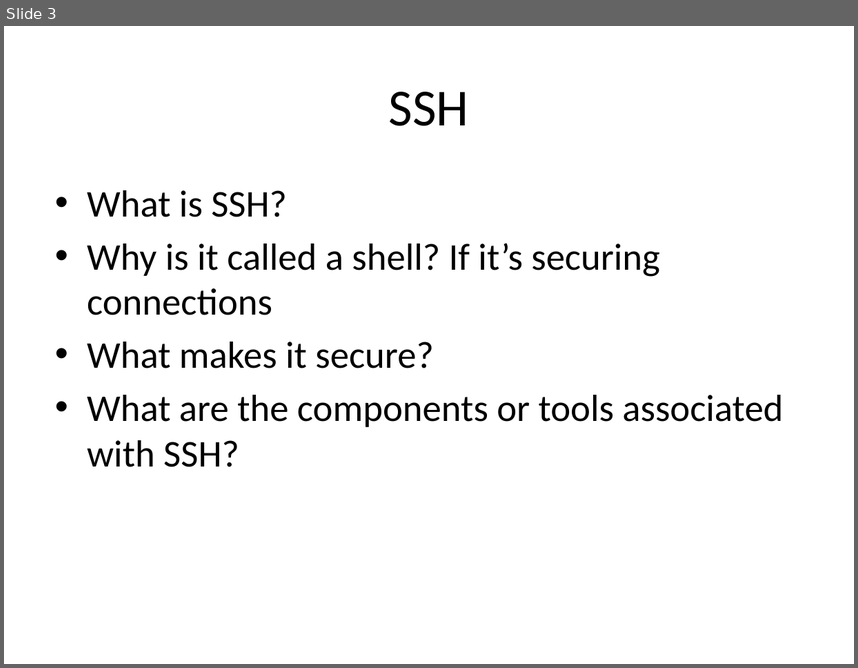
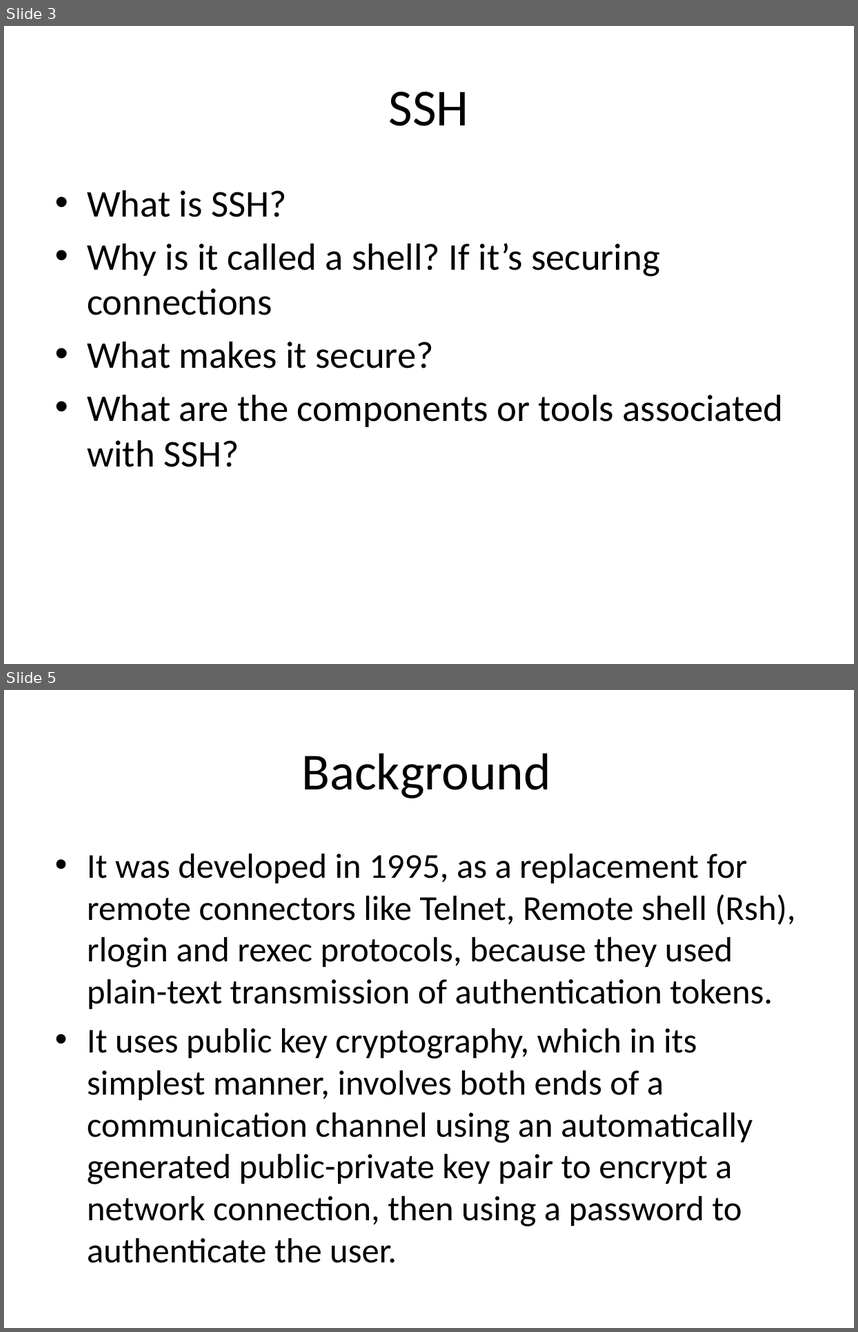
Before and after one commit to Dev-wonderful/Peer-learning-day, a slide deck: SSH-PLD.pptx. Shown one above the other, each under a label of ours: slide 3 before the commit, slides 3 and 5 after it; the slides between them are not shown. The pictures are 858x668 and 858x1332 pixels, drawn with LibreOffice and Linux fonts; fonts in the diff are those of the drawing. Boxes give left, top, right and bottom in pixels: in the first picture for what was removed or moved away, otherwise in the second. Text is boxed around its words. In the diff, an @@ line names an element or a change of style, - is before the commit and + after.

```diff
--- a/SSH-PLD.pptx
+++ b/SSH-PLD.pptx
@@ slide 5 added at (x1=4, y1=690, x2=854, y2=1328), background #FFFFFF @@
@@ title added at (x1=301, y1=753, x2=551, y2=798), 44 pt, text #000000 @@
+Background
@@ text added at (x1=87, y1=854, x2=795, y2=1263), 29.6 pt, text #000000 @@
+• It was developed in 1995, as a replacement for remote connectors like Telnet, Remote shell (Rsh), rlogin and rexec protocols, because they used plain-text transmission of authentication tokens.
+• It uses public key cryptography, which in its simplest manner, involves both ends of a communication channel using an automatically generated public-private key pair to encrypt a network connection, then using a password to authenticate the user.
```
Also in this commit, not shown: 1 slide changed, 1 other slide added.
